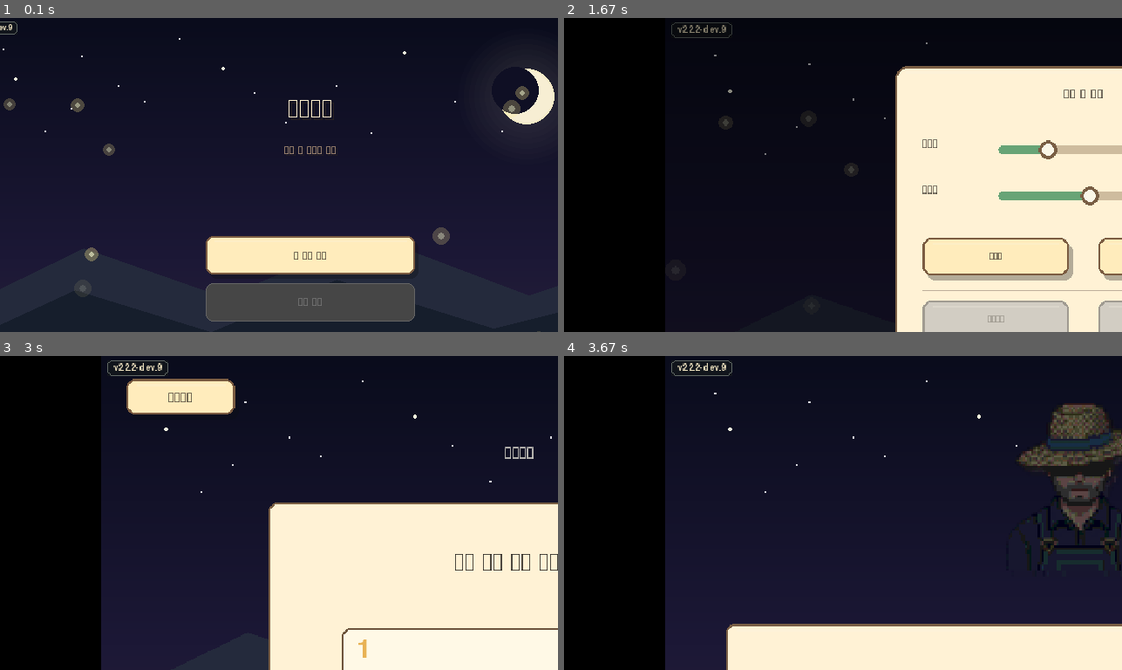
Above: before the commit, frames 1-4 (two rows, left to right).
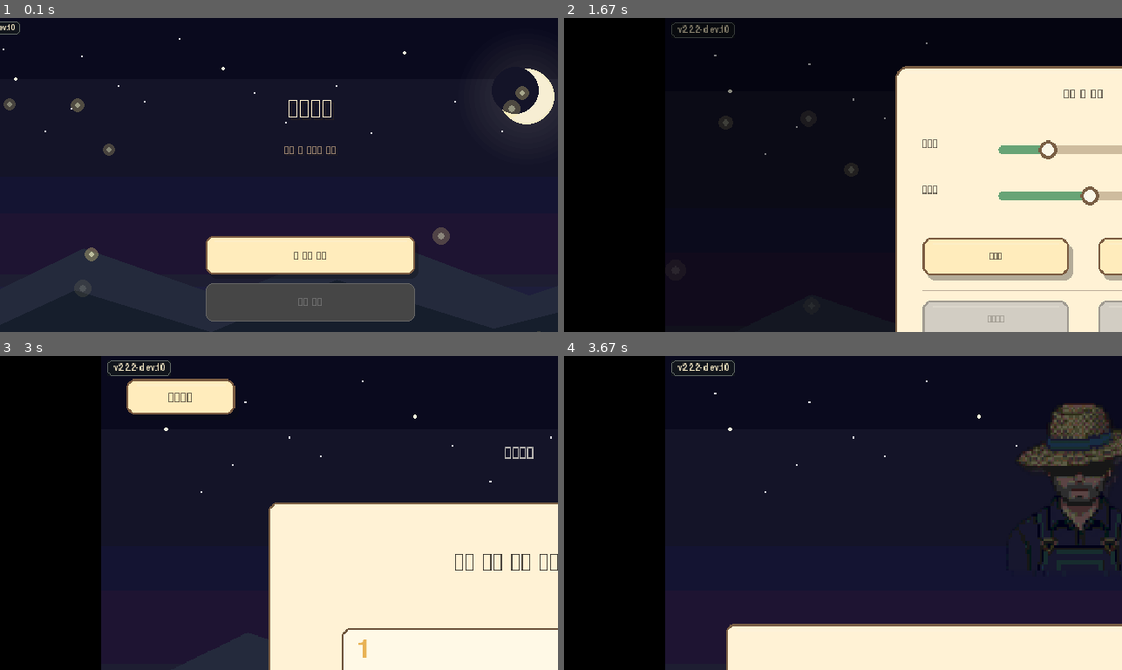
Above: after the commit, the same moments.

Repository: minulx-10/DreamFarm
Game: pygame game, started from main.py
Two runs of this game, one before a commit and one after it. Both use one fixed random seed, a clock stepped at 60 frames per second and the inputs below.
Inputs (mouse positions are % of the whole screen's width and height, from its top left):
- Up to frame 1 (0.1 s): no input
- Up to frame 2 (1.67 s): press the mouse at (18, 55) at 0.37 s; move the mouse to (24, 37) at 0.47 s; release the mouse at (29, 19) at 0.6 s; press the mouse at (38, 32) at 0.7 s; move the mouse to (23, 49) at 0.8 s; release the mouse at (9, 66) at 0.93 s; click (31, 38) at 1.05 s; click (26, 64) at 1.38 s
- Up to frame 3 (3 s): click (16, 72) at 2.22 s; tap Enter at 2.5 s; tap 1 at 2.83 s
- Up to frame 4 (3.67 s): tap 2 at 3.17 s; tap Enter at 3.5 s
The pictures show only the part of the screen within x 3-53%, y 0-50%; the shares and areas given below are measured in that part.

The runs differ from the first frame. In frame 1, less than 0.1% of the frame differs, in the area x 1-4%, y 1-6%; in frame 2, less than 0.1%; in frame 3, less than 0.1%, in the area x 27-31%, y 1-7%; in frame 4, less than 0.1%.

Commit message:
feat: UI 통일 P4 — 디자인 토큰 + 배경 밴딩 (v2.2.2-dev.10, 로드맵 완료)
- UI 크롬 디자인 토큰: 패널·버튼·그림자의 모서리/테두리/그림자/하이라이트 값을 core/ui.py 상단
  토큰(RADIUS, SHADOW_OFFSET 등)으로 모으고 draw_panel/draw_button/draw_soft_shadow가 기본값으로 사용
- 배경 밴딩: 부드럽던 하늘·잔디 그라데이션을 계단식 띠 + 색 계단화로 바꿔 도트 톤에 맞춤
  (draw_story_backdrop, draw_tiled_background — _quantize/_bg_quant, 밴드 14/10px)
- DESIGN_AUDIT.md P4 완료 및 로드맵 P1~P4 전체 완료 표기, CHANGELOG dev.10

Co-Authored-By: Claude Opus 4.8 <noreply@anthropic.com>

Diff:
--- a/core/assets.py
+++ b/core/assets.py
@@ -518,6 +518,15 @@
     )
 
 
+# 배경 그라데이션 밴딩(P4) — 하늘·잔디를 계단식 '띠'로 그려 도트 톤에 맞춘다.
+# (core.ui 와 같은 개념이지만 assets는 ui를 import 하면 순환이라 여기 로컬로 둠.)
+_BG_BAND = 10
+
+
+def _bg_quant(color, step=10):
+    return tuple(min(255, ((c + step // 2) // step) * step) for c in color[:3])
+
+
 # 황혼 하늘 다단 그라데이션 — 위에서 지평선으로 갈수록 남보라→자주→장미→노을빛
 _SKY_STOPS = [
     (0.00, (30, 20, 56)),    # 깊은 남보라 (천정)
@@ -579,9 +588,10 @@
         dd = dirt_dk or DIRT_DARK
     horizon = 166
 
-    # --- 하늘: 다단 황혼 그라데이션 ---
-    for y in range(horizon):
-        pygame.draw.line(screen, _sky_color(y / horizon), (0, y), (w, y))
+    # --- 하늘: 다단 황혼 그라데이션 (계단식 밴딩) ---
+    for y in range(0, horizon, _BG_BAND):
+        pygame.draw.rect(screen, _bg_quant(_sky_color((y + _BG_BAND * 0.5) / horizon)),
+                         (0, y, w, min(_BG_BAND, horizon - y)))
 
     # --- 별 (윗하늘, 태양에서 먼 쪽일수록 또렷하게) ---
     for sx, sy, sb in _STARS:
@@ -638,10 +648,10 @@
         pygame.draw.line(haze, col, (0, i * 2), (w, i * 2))
     screen.blit(haze, (0, horizon - 20))
 
-    # --- 잔디: 세로 그라데이션 + 결 ---
-    for i in range(h - horizon):
+    # --- 잔디: 세로 그라데이션(계단식 밴딩) + 결 ---
+    for i in range(0, h - horizon, _BG_BAND):
         c = _mix_color(_mix_color(gc, (255, 200, 150) if not game_state.nightmare else (100, 40, 40), 0.12), gd, min(1.0, i / 150.0))
-        pygame.draw.line(screen, c, (0, horizon + i), (w, horizon + i))
+        pygame.draw.rect(screen, _bg_quant(c), (0, horizon + i, w, min(_BG_BAND, h - horizon - i)))
     for y in range(horizon, h, 34):
         c = _mix_color(gc, gd, 0.30 if (y // 34) % 2 == 0 else 0.50)
         pygame.draw.line(screen, c, (0, y), (w, y + 16), 2)
--- a/core/ui.py
+++ b/core/ui.py
@@ -3,6 +3,24 @@
 from core.assets import *
 from core.game_state import game_state, get_understanding_stage
 from core import audio
+
+
+# ─────────────────────── 디자인 토큰 (UI 크롬 규칙 일원화, P4) ───────────────────────
+# 패널·버튼·그림자·배경의 값을 여기 한곳에서 정한다. 개별 화면은 이 함수/토큰을 쓰면 자동 통일.
+RADIUS = 8            # 기본 패널·버튼 모서리
+RADIUS_LG = 10        # 큰 모달 패널
+RADIUS_SM = 5         # 작은 요소(미터바 등)
+BORDER_INSET = 4      # 테두리 안쪽 채움 간격(패널 = 바깥 테두리 + 안쪽 fill)
+SHADOW_OFFSET = (4, 5)
+SHADOW_ALPHA = 80
+HIGHLIGHT_MIX = 0.24  # 패널 상단 하이라이트 강도
+SKY_BAND = 14         # 하늘 그라데이션 밴딩 높이(px) — 도트 톤에 맞게 계단식으로
+SKY_QUANT = 10        # 하늘 색 계단화 단계 폭(채널당 반올림 간격)
+
+
+def _quantize(color, step=SKY_QUANT):
+    """색을 채널별로 step 간격으로 반올림 — 배경 그라데이션을 픽셀 톤의 '띠'로 보이게 한다."""
+    return tuple(min(255, ((c + step // 2) // step) * step) for c in color[:3])
 
 
 def draw_mute_icon(screen, x, y):
@@ -92,20 +110,20 @@
         )
 
 
-def draw_soft_shadow(screen, rect, radius=8, offset=(4, 5), alpha=80):
+def draw_soft_shadow(screen, rect, radius=RADIUS, offset=SHADOW_OFFSET, alpha=SHADOW_ALPHA):
     shadow = pygame.Surface((rect.w + abs(offset[0]) + 8, rect.h + abs(offset[1]) + 8), pygame.SRCALPHA)
     shadow_rect = pygame.Rect(4 + max(0, offset[0]), 4 + max(0, offset[1]), rect.w, rect.h)
     pygame.draw.rect(shadow, (12, 16, 18, alpha), shadow_rect, border_radius=radius)
     screen.blit(shadow, (rect.x - 4, rect.y - 4))
 
 
-def draw_panel(screen, rect, fill=PANEL_WARM, border=PANEL_EDGE, radius=8, shadow=True):
+def draw_panel(screen, rect, fill=PANEL_WARM, border=PANEL_EDGE, radius=RADIUS, shadow=True):
     if shadow:
         draw_soft_shadow(screen, rect, radius=radius)
     pygame.draw.rect(screen, border, rect, border_radius=radius)
-    inner = rect.inflate(-4, -4)
+    inner = rect.inflate(-BORDER_INSET, -BORDER_INSET)
     pygame.draw.rect(screen, fill, inner, border_radius=max(2, radius - 2))
-    highlight = mix_color(fill, WHITE, 0.24)
+    highlight = mix_color(fill, WHITE, HIGHLIGHT_MIX)
     pygame.draw.line(screen, highlight, (inner.x + 8, inner.y + 3), (inner.right - 8, inner.y + 3), 2)
 
 
@@ -114,7 +132,7 @@
     edge = (123, 92, 65) if not selected else (61, 100, 76)
     if hovered:
         base = mix_color(base, WHITE, 0.18)
-    draw_panel(screen, rect, fill=base, border=edge, radius=8, shadow=True)
+    draw_panel(screen, rect, fill=base, border=edge, radius=RADIUS, shadow=True)
     lines = wrap_text(text, font, rect.w - 18, max_lines=2)
     line_h = font.get_height()
     y = rect.centery - (len(lines) * line_h + (len(lines) - 1) * 2) // 2
@@ -171,8 +189,9 @@
                 return mix_color(c0, c1, (t - t0) / max(1e-6, t1 - t0))
         return stops[-1][1]
 
-    for y in range(600):
-        pygame.draw.line(screen, sky(y / 600.0), (0, y), (800, y))
+    # 하늘 — 부드러운 그라데이션 대신 계단식 '띠'로 그려 도트 톤에 맞춘다.
+    for y in range(0, 600, SKY_BAND):
+        pygame.draw.rect(screen, _quantize(sky((y + SKY_BAND * 0.5) / 600.0)), (0, y, 800, SKY_BAND))
 
     # 별
     for sx, sy, sb in _BACKDROP_STARS:
@@ -238,7 +257,7 @@
     else:
         pygame.draw.circle(screen, moon_glow, (mx, my), 32)
         pygame.draw.circle(screen, mix_color(moon_glow, WHITE, 0.4), (mx, my), 30)
-        pygame.draw.circle(screen, sky(my / 600.0), (mx - 13, my - 7), 27)  # 그림자로 초승달
+        pygame.draw.circle(screen, _quantize(sky(my / 600.0)), (mx - 13, my - 7), 27)  # 그림자로 초승달
 
     # 산 2겹 (멀고 옅은 뒤, 가깝고 짙은 앞)
     pygame.draw.polygon(screen, hill_far, [(0, 332), (140, 264), (300, 320), (470, 250), (650, 318), (800, 268), (800, 600), (0, 600)])
--- a/core/version.py
+++ b/core/version.py
@@ -10,7 +10,7 @@
 여기 VERSION은 '안정 채널' 표기용이다. Git 태그 이름이 실제 배포 채널(안정/프리릴리스)을 정한다.
 """
 
-VERSION = "2.2.2-dev.9"
+VERSION = "2.2.2-dev.10"
 
 
 
Not shown, changed: CHANGELOG.md
Not shown, changed: DESIGN_AUDIT.md
